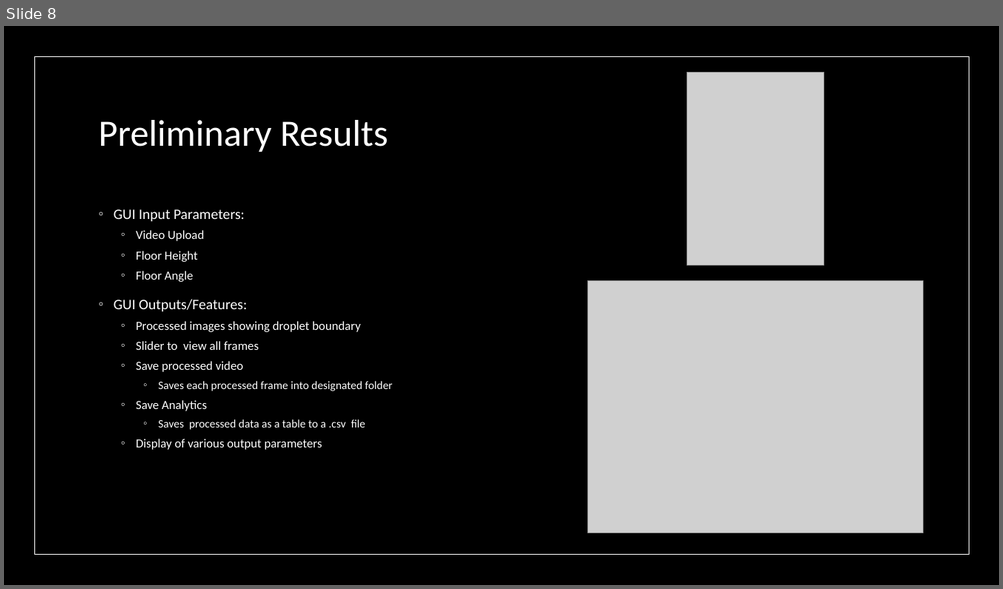
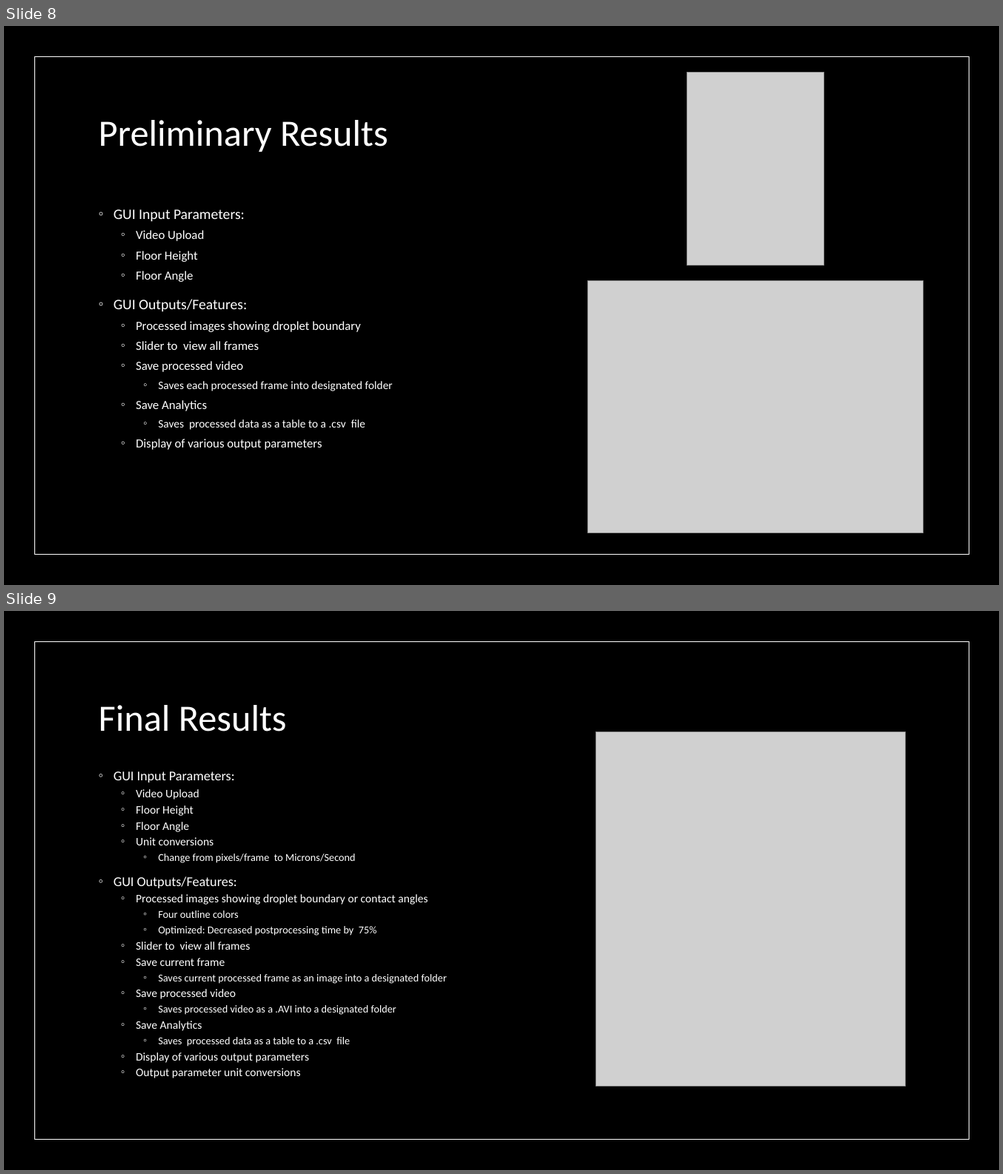
Before and after one commit to IFDL-WSU/Viscous-Droplet-Impact, a slide deck: Final Presentation/MECH417_Team4_FinalPresentation.pptx. Shown one above the other, each under a label of ours: slide 8 before the commit, slides 8 and 9 after it. The pictures are 1003x589 and 1003x1174 pixels, drawn with LibreOffice and Linux fonts; fonts in the diff are those of the drawing; grey boxes stand for pictures; background and template pictures are left out. Boxes give left, top, right and bottom in pixels: in the first picture for what was removed or moved away, otherwise in the second. Text is boxed around its words. In the diff, an @@ line names an element or a change of style, - is before the commit and + after.

Commit message:
Update Presentation Final Results
Updated Final Results Slide 9
Added Slide 10 for graphs
Added "Callback" to key Terms
Updated some formatting

```diff
--- a/Final Presentation/MECH417_Team4_FinalPresentation.pptx
+++ b/Final Presentation/MECH417_Team4_FinalPresentation.pptx
@@ slide 9 added at box(4, 611, 999, 1170), background picture (left out) @@
@@ rectangle added at box(4, 611, 999, 1170), fill #000000 @@
@@ rectangle added at box(23, 630, 980, 1151), fill #000000 at 90% opacity @@
@@ rectangle added at box(34, 641, 969, 1140), outline #FFFFFF 0.5 pt @@
@@ title added at box(99, 705, 287, 732), 36 pt, text #FFFFFF @@
+Final Results
@@ picture added at box(596, 732, 905, 1086) @@
@@ text added at box(114, 772, 447, 1079), 10.2 pt, text #FFFFFF @@
+◦ GUI Input Parameters:
+  ◦ Video Upload
+  ◦ Floor Height
+  ◦ Floor Angle
+  ◦ Unit conversions
+    ◦ Change from pixels/frame to Microns/Second
+◦ GUI Outputs/Features:
+  ◦ Processed images showing droplet boundary or contact angles
+    ◦ Four outline colors
+    ◦ Optimized: Decreased postprocessing time by 75%
+  ◦ Slider to view all frames
+  ◦ Save current frame
+    ◦ Saves current processed frame as an image into a designated folder
+  ◦ Save processed video
+    ◦ Saves processed video as a .AVI into a designated folder
+  ◦ Save Analytics
+    ◦ Saves processed data as a table to a .csv file
+  ◦ Display of various output parameters
+  ◦ Output parameter unit conversions
```
Also in this commit, not shown: 2 slides changed.
